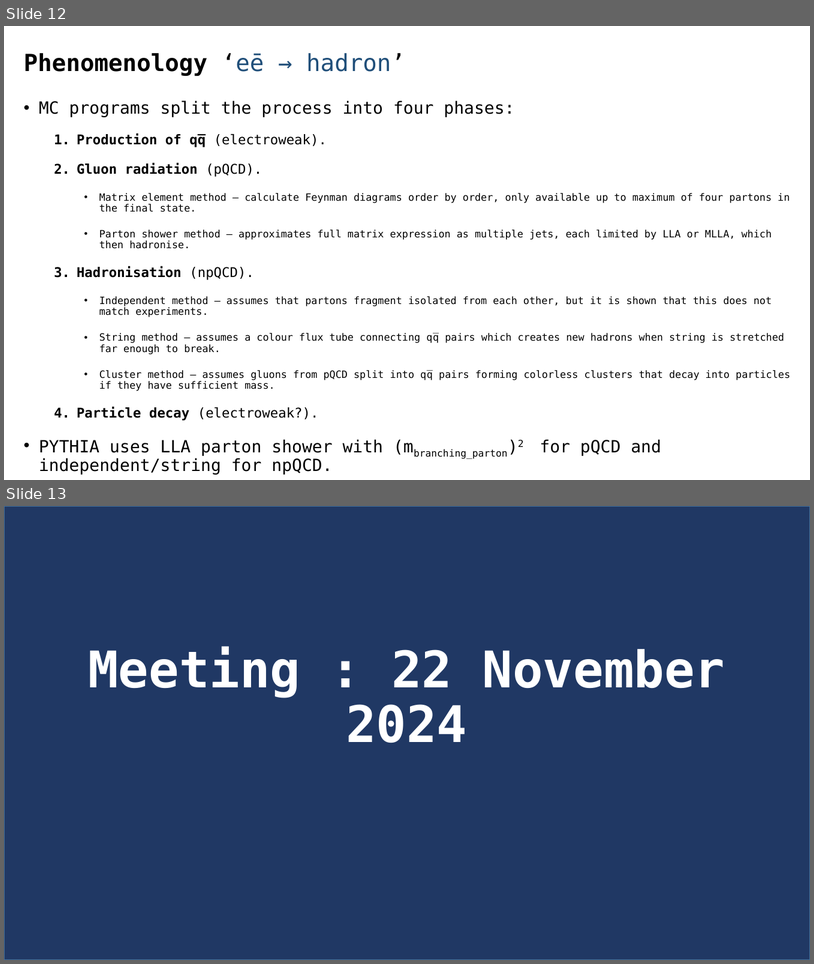
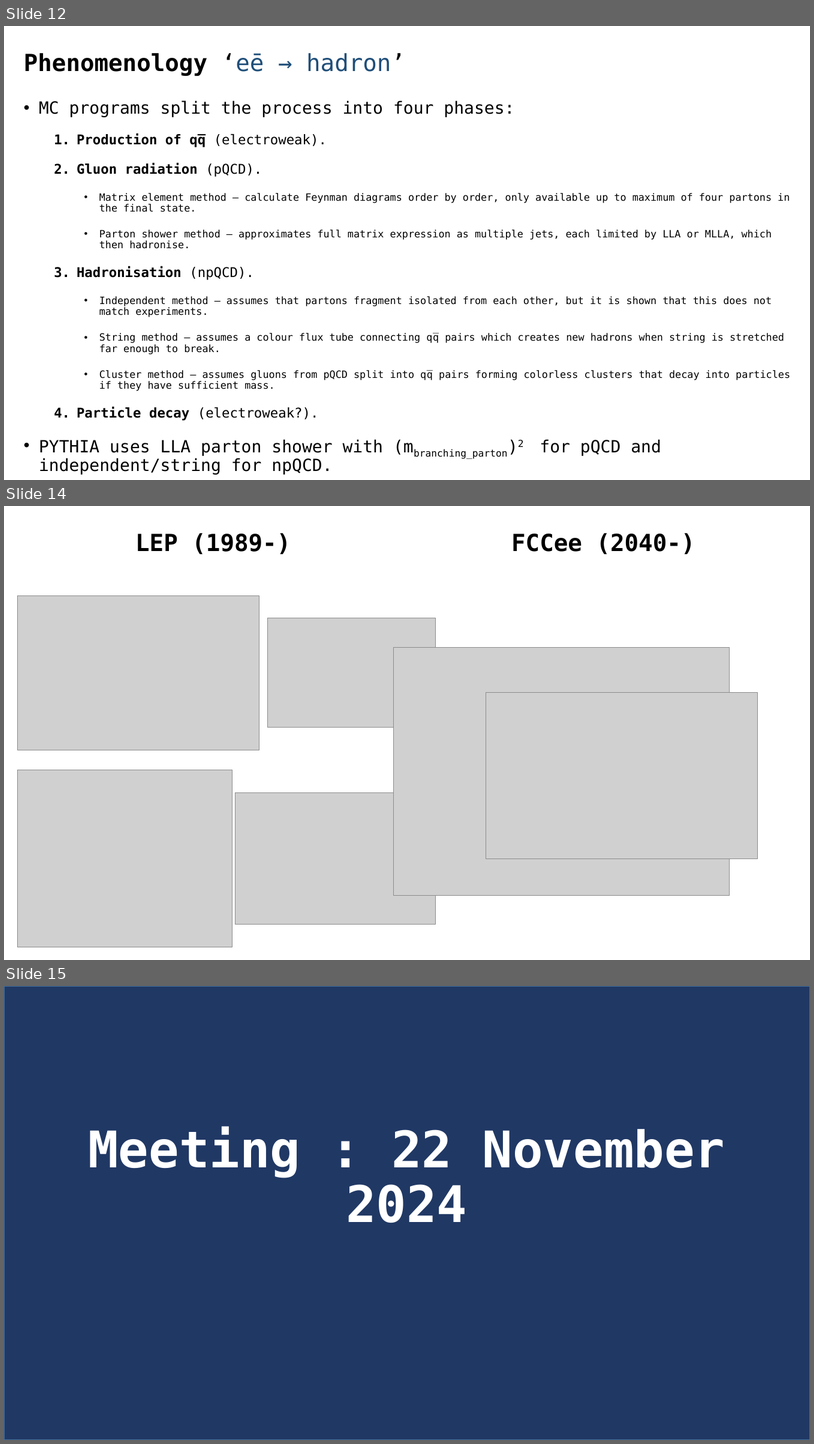
Before and after one commit to phylmath/HEP-Pheno-Project, a slide deck: Progress-Updates.pptx. Shown one above the other, each under a label of ours: slides 12 and 13 before the commit, slides 12, 14 and 15 after it; the slides between them are not shown. The pictures are 814x964 and 814x1444 pixels, drawn with LibreOffice and Linux fonts; fonts in the diff are those of the drawing; grey boxes stand for pictures. Boxes give left, top, right and bottom in pixels: in the first picture for what was removed or moved away, otherwise in the second. Text is boxed around its words. In the diff, an @@ line names an element or a change of style, - is before the commit and + after.

```diff
--- a/Progress-Updates.pptx
+++ b/Progress-Updates.pptx
@@ slide 14 added at (4,506,810,960), background #FFFFFF @@
@@ title added at (135,533,291,555), 28 pt, text #000000, bold @@
+LEP (1989-)
@@ text added at (512,533,696,555), 28 pt, text #000000, bold @@
+FCCee (2040-)
@@ picture added at (18,595,260,750) @@
@@ picture added at (268,618,436,727) @@
@@ picture added at (394,648,731,895) @@
@@ picture added at (486,693,758,859) @@
@@ picture added at (18,770,233,947) @@
@@ picture added at (236,793,436,925) @@
@@ what was slide 13 is now slide 15 @@
```
Also in this commit, not shown: 2 slides changed, 1 other slide added.
